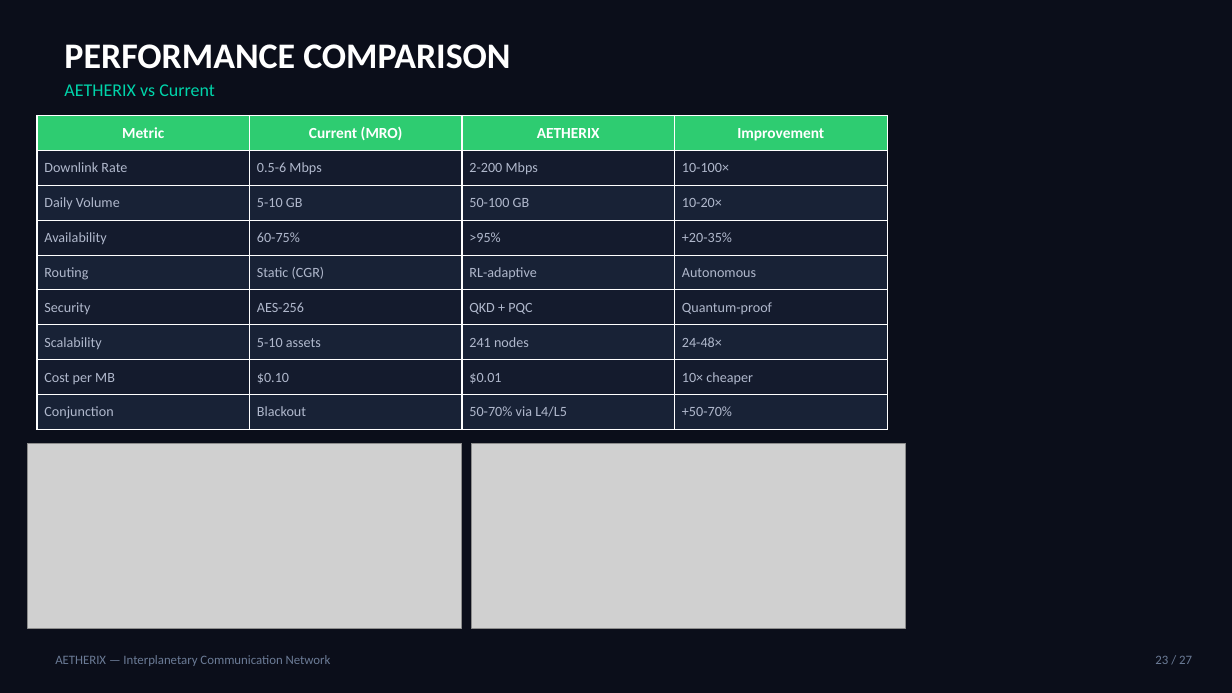
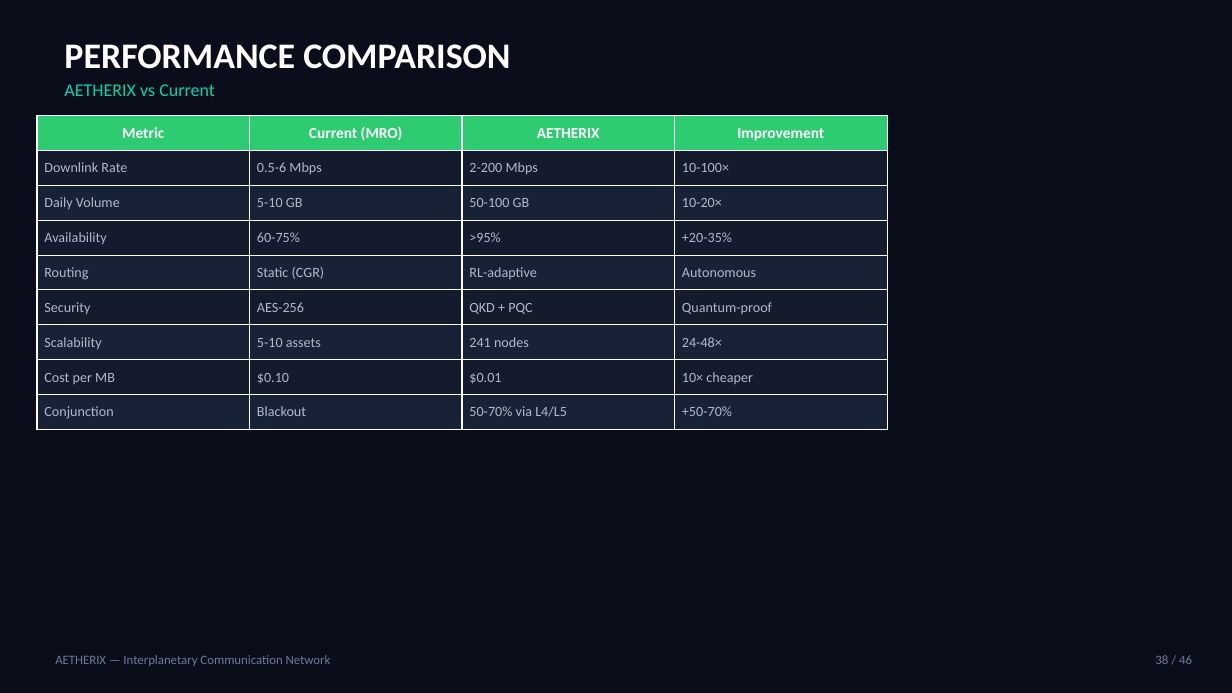
Before and after one commit to matx104/AETHERIX, a slide deck: slide 38 of presentation/output/AETHERIX_Presentation.pptx (slide 23 before the commit). Drawn at 1232x693 pixels with LibreOffice and Linux fonts; fonts in the diff are those of the drawing; grey boxes stand for pictures. Boxes give left, top, right and bottom in pixels: in the first picture for what was removed or moved away, otherwise in the second. Text is boxed around its words. In the diff, an @@ line names an element or a change of style, - is before the commit and + after.

```diff
--- a/presentation/output/AETHERIX_Presentation.pptx
+++ b/presentation/output/AETHERIX_Presentation.pptx
@@ picture removed at box(28, 444, 462, 628) @@
@@ picture removed at box(471, 444, 906, 628) @@
@@ text at box(1155, 655, 1192, 664): text changed @@
-23 / 27
+38 / 46
```
Also in this commit, not shown: 24 other slides changed, 19 slides added, 4 other files.
